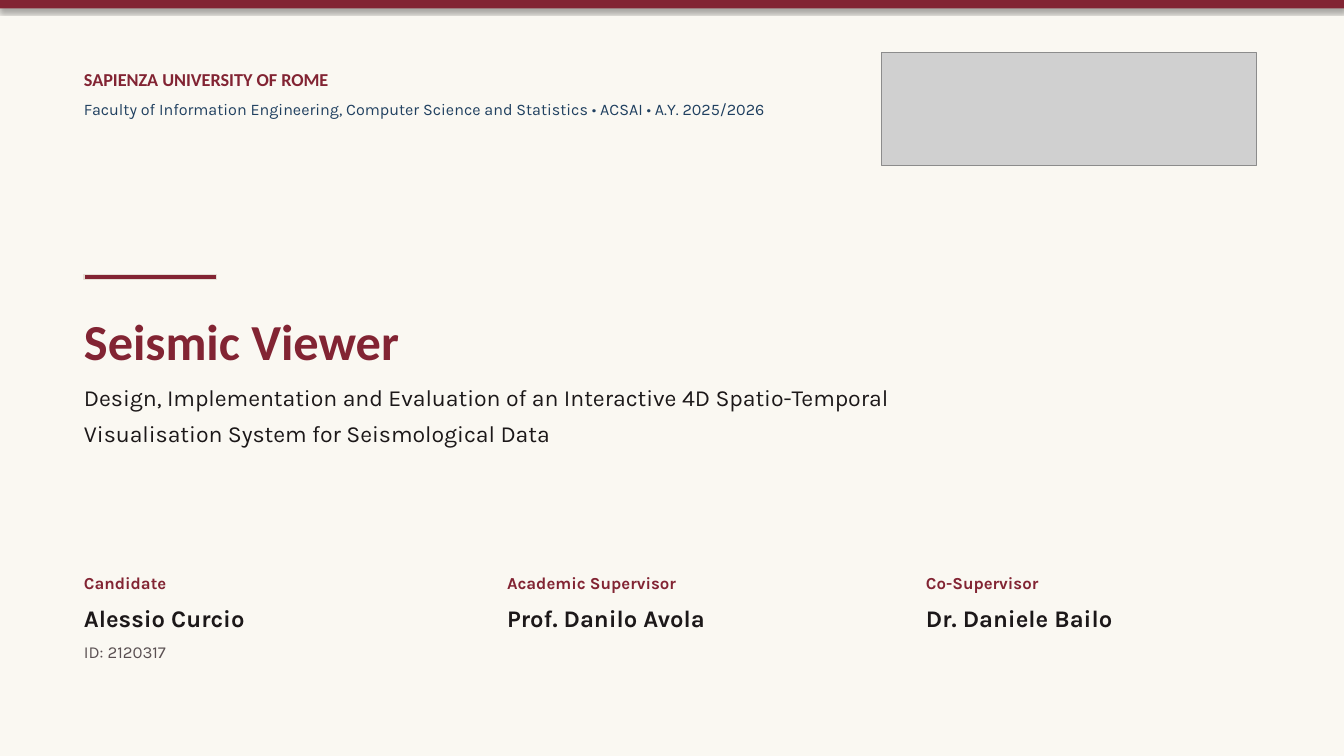
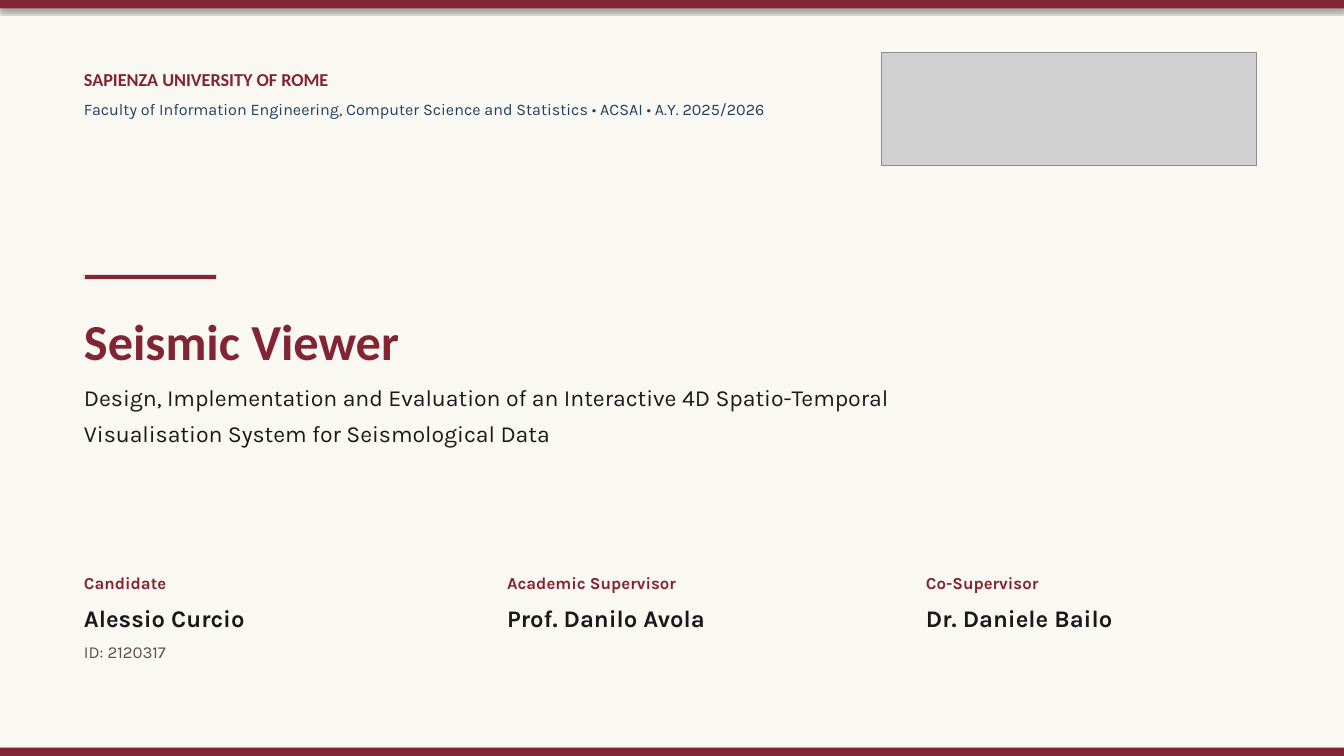
Before and after one commit to Crucio104/Seismic-Viewer-Presentation, a slide deck: slide 1 of thesis/presentation/Seismic Viewer - Thesis Defense.pptx. Drawn at 1344x756 pixels with LibreOffice and Linux fonts; fonts in the diff are those of the drawing; grey boxes stand for pictures. Boxes give left, top, right and bottom in pixels: in the first picture for what was removed or moved away, otherwise in the second. Text is boxed around its words. In the diff, an @@ line names an element or a change of style, - is before the commit and + after.

```diff
--- a/thesis/presentation/Seismic Viewer - Thesis Defense.pptx
+++ b/thesis/presentation/Seismic Viewer - Thesis Defense.pptx
@@ rectangle added at (x1=0, y1=748, x2=1344, y2=756), fill #822433 @@
```
Also in this commit, not shown: 12 other slides changed, 2 slides added, 1 slide removed, 32 other files.
